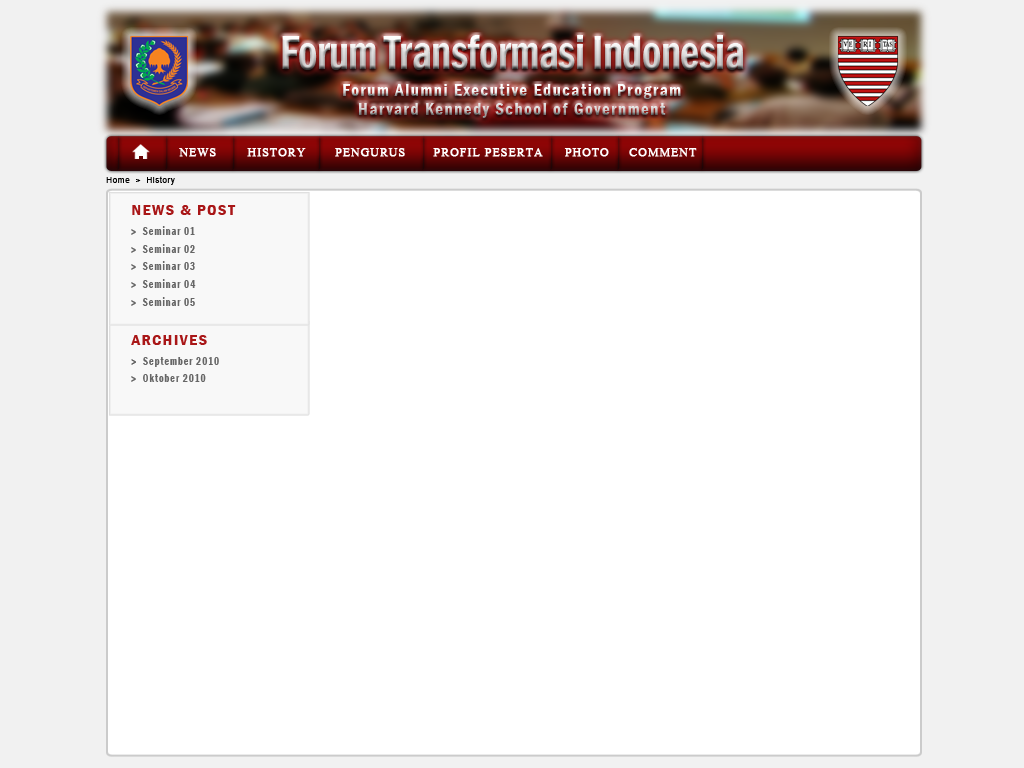
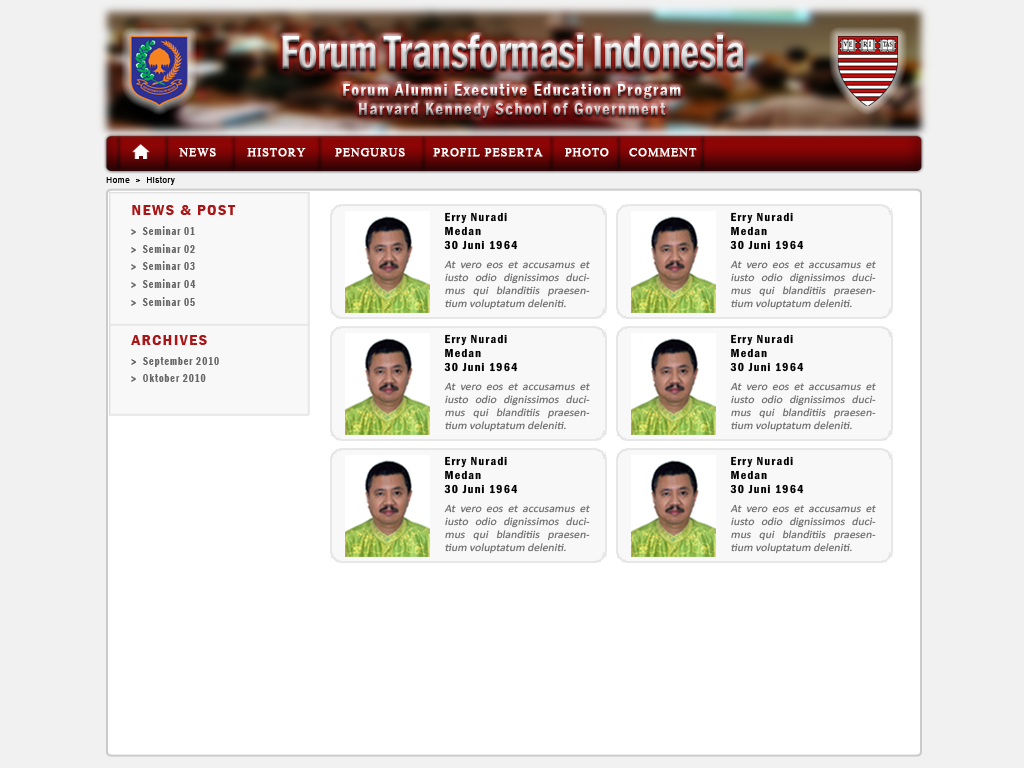
Before/after of a (1024, 768) layered artwork. What changed in the layer stack:
renamed "PAGE PENGURUS" to "PAGE - PENGURUS", showed the group it (42 layers) over (331, 205, 892, 562)
